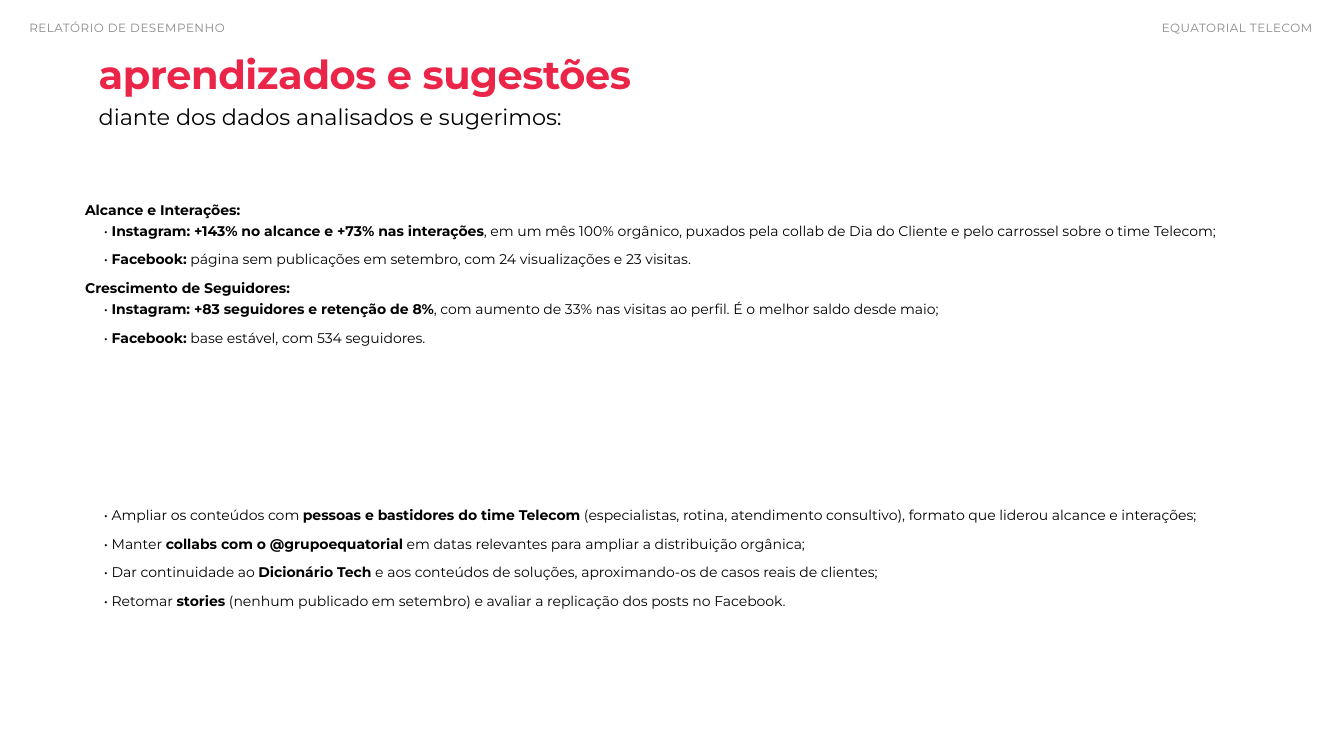
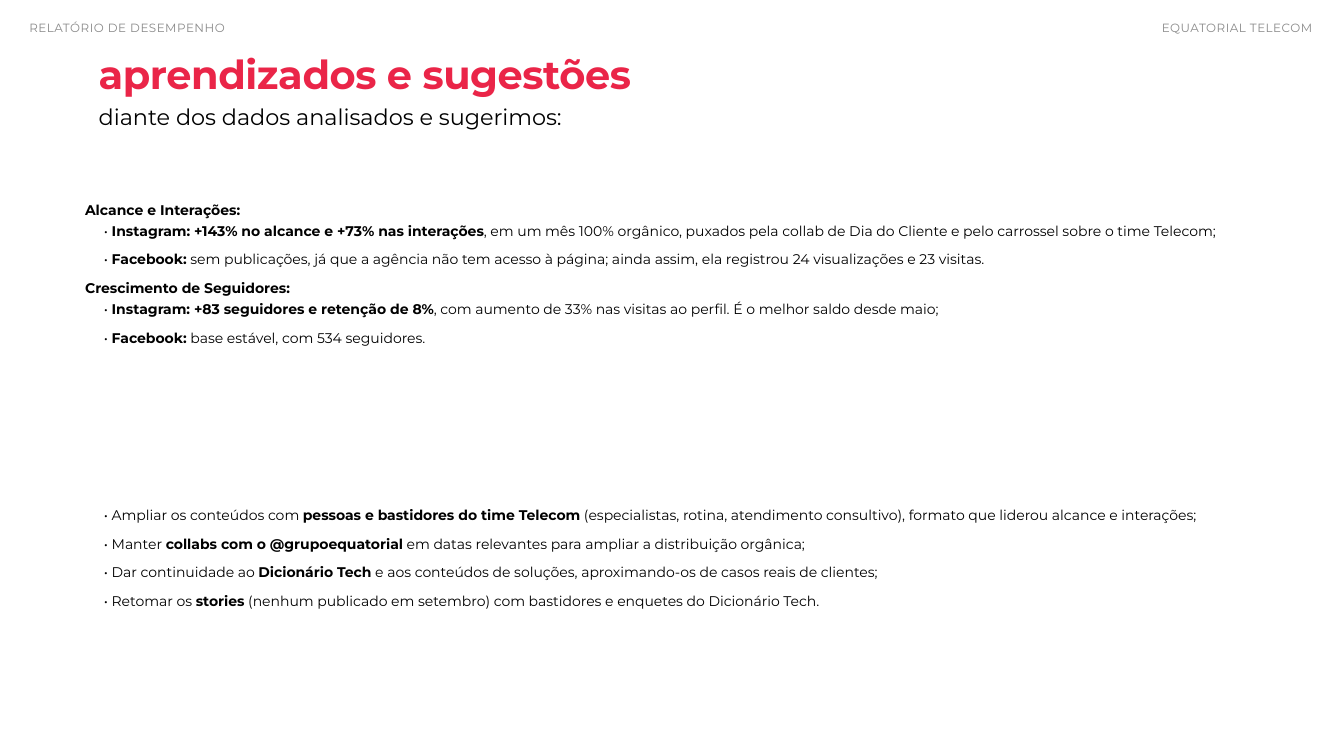
Before and after one commit to ThayzaGarcia/bm-casa-ape, a slide deck: slide 13 of relatorios/maximize/pptx/eqtl-telecom-setembro-2026.pptx. Drawn at 1344x756 pixels with LibreOffice and Linux fonts; fonts in the diff are those of the drawing; background and template pictures are left out. Boxes give left, top, right and bottom in pixels: in the first picture for what was removed or moved away, otherwise in the second. Text is boxed around its words. In the diff, an @@ line names an element or a change of style, - is before the commit and + after.

```diff
--- a/relatorios/maximize/pptx/eqtl-telecom-setembro-2026.pptx
+++ b/relatorios/maximize/pptx/eqtl-telecom-setembro-2026.pptx
@@ text at (112, 253, 985, 267): text changed @@
-• Facebook: página sem publicações em setembro, com 24 visualizações e 23 visitas.
+• Facebook: sem publicações, já que a agência não tem acesso à página; ainda assim, ela registrou 24 visualizações e 23 visitas.
@@ text at (112, 595, 819, 609): text changed @@
-• Retomar stories (nenhum publicado em setembro) e avaliar a replicação dos posts no Facebook.
+• Retomar os stories (nenhum publicado em setembro) com bastidores e enquetes do Dicionário Tech.
```
Also in this commit, not shown: 2 other slides changed, 2 other files.
